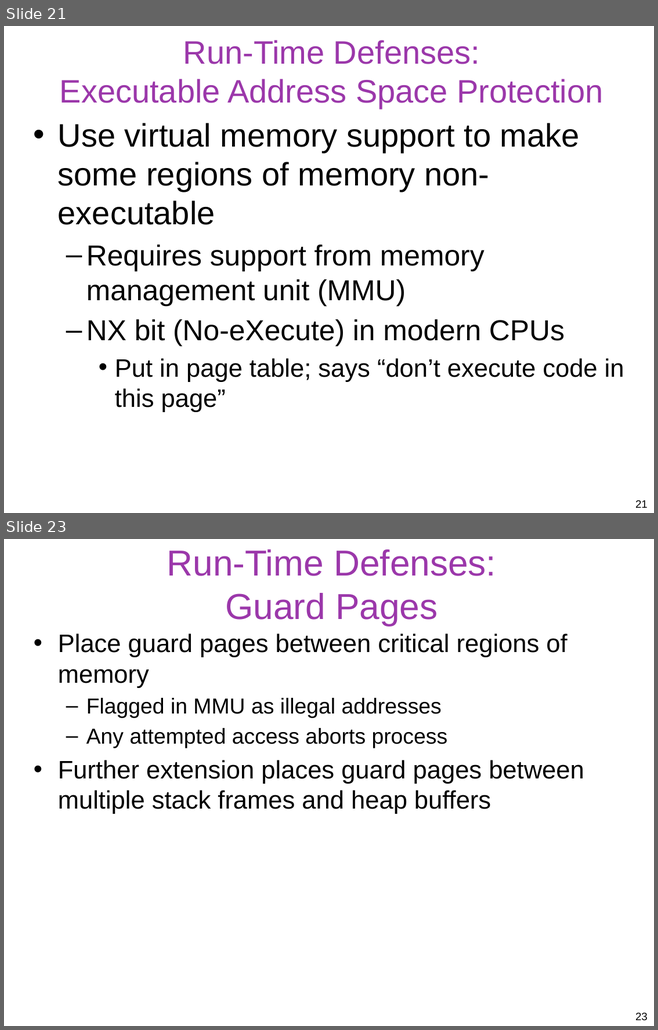
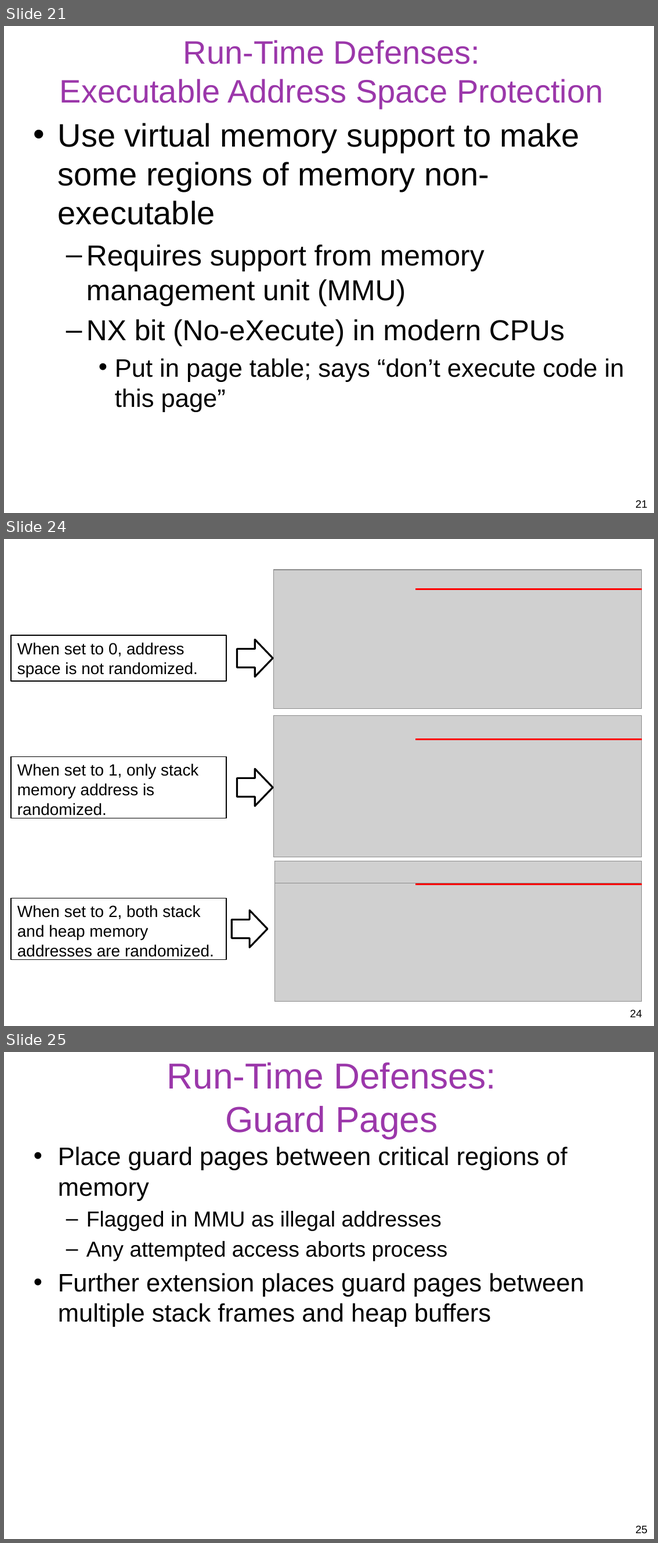
Before and after one commit to gulaoshi/gu.github.io, a slide deck: InfoSec/PPTs/L11-CH10-Buffer Overflow.pptx. Shown one above the other, each under a label of ours: slides 21 and 23 before the commit, slides 21, 24 and 25 after it; the slides between them are not shown. The pictures are 658x1030 and 658x1543 pixels, drawn with LibreOffice and Linux fonts; fonts in the diff are those of the drawing; grey boxes stand for pictures. Boxes give left, top, right and bottom in pixels: in the first picture for what was removed or moved away, otherwise in the second. Text is boxed around its words. In the diff, an @@ line names an element or a change of style, - is before the commit and + after.

```diff
--- a/InfoSec/PPTs/L11-CH10-Buffer Overflow.pptx
+++ b/InfoSec/PPTs/L11-CH10-Buffer Overflow.pptx
@@ slide 24 added at (x1=4, y1=539, x2=654, y2=1026), background #FFFFFF @@
@@ picture added at (x1=274, y1=570, x2=642, y2=708) @@
@@ line added from (415, 589) to (641, 589), #FF0000 2 pt @@
@@ rectangle added at (x1=10, y1=635, x2=226, y2=681), outline #000000 1 pt, 18 pt, text #000000 @@
+When set to 0, address space is not randomized.
@@ right arrow added at (x1=237, y1=640, x2=273, y2=676), fill #FFFFFF, outline #000000 2 pt @@
@@ picture added at (x1=274, y1=716, x2=642, y2=857) @@
@@ line added from (415, 740) to (641, 740), #FF0000 2 pt @@
@@ rectangle added at (x1=10, y1=756, x2=226, y2=819), outline #000000 1 pt, 18 pt, text #000000 @@
+When set to 1, only stack memory address is randomized.
@@ right arrow added at (x1=237, y1=769, x2=273, y2=806), fill #FFFFFF, outline #000000 2 pt @@
@@ picture added at (x1=275, y1=861, x2=642, y2=884) @@
@@ picture added at (x1=275, y1=884, x2=642, y2=1001) @@
@@ line added from (415, 884) to (641, 884), #FF0000 2 pt @@
@@ rectangle added at (x1=10, y1=898, x2=226, y2=960), outline #000000 1 pt, 18 pt, text #000000 @@
+When set to 2, both stack and heap memory addresses are randomized.
@@ right arrow added at (x1=231, y1=911, x2=267, y2=947), fill #FFFFFF, outline #000000 2 pt @@
@@ page number added at (x1=630, y1=1010, x2=642, y2=1017), 12 pt, text #000000 @@
+24
@@ what was slide 23 is now slide 25 @@
@@ page number at (x1=630, y1=1526, x2=642, y2=1533): text changed @@
-23
+25
@@ page number at (x1=635, y1=1526, x2=647, y2=1534): text changed @@
-23
+25
```
Also in this commit, not shown: 5 slides changed, 2 other slides added, 1 slide removed, 24 other files.
